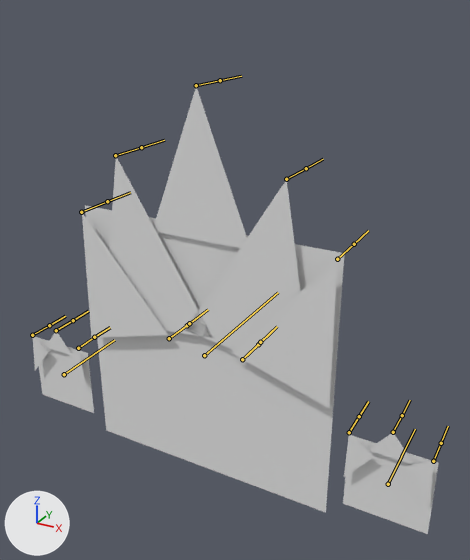
The FBX model Finger Guns/Assets/Art/Bosses/Elemental/Elemental_Fire.fbx: old version first, new version second.
One viewpoint serves both versions: a 50 mm camera at (2.33, -3.75, 2.58) aimed at (0.23, 0.07, 0.67). The lights are fixed; the arrows at lower left show +X, +Y and +Z. Both versions are drawn at frame 1 of the action 'Rig_Elemental|Flame Short'; the numbers are the values there. The bones that bend it are drawn over the model as lines.

Names of what the first picture shows: 'Elemental_Fire'.
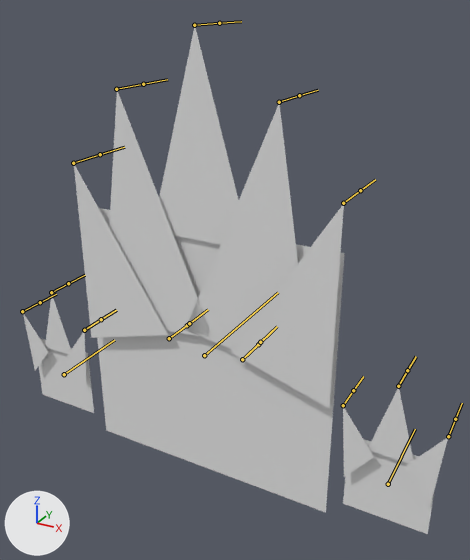
The change in detail:
Bone 'Hand.L_Finger Mid' (bone_hand_l_finger_mid) moves from (0.0, 0.0, 0.366) to (0.0, 0.0, 0.0).
Bone 'Hand.L_Finger.L' (bone_hand_l_finger_l) moves from (-0.081, 0.0, 0.217) to (0.0, 0.0, 0.0).
Bone 'Hand.L_Finger.R' (bone_hand_l_finger_r) moves from (0.09, 0.0, 0.199) to (0.0, 0.0, 0.0).
Bone 'Hand.R_Finger Mid' (bone_hand_r_finger_mid) moves from (0.0, 0.0, 0.366) to (0.0, 0.0, 0.0).
Bone 'Hand.R_Finger.R' (bone_hand_r_finger_r) moves from (0.068, 0.0, 0.221) to (0.0, 0.0, 0.0).
Bone 'Hand.R_Finger.L' (bone_hand_r_finger_l) moves from (-0.059, 0.0, 0.203) to (0.0, 0.0, 0.0).
Bone 'Fire Spike.000' (bone_fire_spike_000) moves from (-0.033, 0.0, 0.38) to (0.0, 0.0, 0.0).
Bone 'Fire Spike.001' (bone_fire_spike_001) moves from (0.052, 0.0, 0.469) to (0.0, 0.0, 0.0).
Bone 'Fire Spike.002' (bone_fire_spike_002) moves from (0.0, 0.0, 0.366) to (0.0, 0.0, 0.0).
Bone 'Fire Spike.003' (bone_fire_spike_003) moves from (-0.064, 0.0, 0.469) to (0.0, 0.0, 0.0).
Bone 'Fire Spike.004' (bone_fire_spike_004) moves from (0.016, 0.0, 0.368) to (0.0, 0.0, 0.0).

Location of each change, [x1, y1, x2, y2] in pixels of the pictures (470 x 560 px):
'Elemental_Fire', posed (13% taller): before [33, 87, 439, 534]; after [23, 27, 448, 534]
bone 'Hand.L_Finger Mid', root to tip: before (56, 330) to (73, 320); after (51, 292) to (68, 283)
bone 'Hand.L_Finger.L', root to tip: before (32, 335) to (49, 325); after (22, 311) to (40, 302)
bone 'Hand.L_Finger.R', root to tip: before (78, 348) to (94, 337); after (84, 330) to (101, 319)
bone 'Hand.R_Finger Mid', root to tip: before (393, 432) to (402, 415); after (398, 386) to (407, 370)
bone 'Hand.R_Finger.R', root to tip: before (433, 461) to (441, 443); after (448, 436) to (455, 419)
bone 'Hand.R_Finger.L', root to tip: before (349, 432) to (359, 416); after (343, 405) to (353, 390)
bone 'Fire Spike.000', root to tip: before (81, 212) to (107, 201); after (73, 163) to (100, 154)
bone 'Fire Spike.001', root to tip: before (115, 155) to (141, 147); after (116, 89) to (143, 84)
bone 'Fire Spike.002', root to tip: before (196, 85) to (220, 80); after (194, 25) to (219, 23)
bone 'Fire Spike.003', root to tip: before (286, 179) to (306, 168); after (279, 102) to (299, 95)
bone 'Fire Spike.004', root to tip: before (337, 259) to (354, 244); after (343, 203) to (360, 190)
